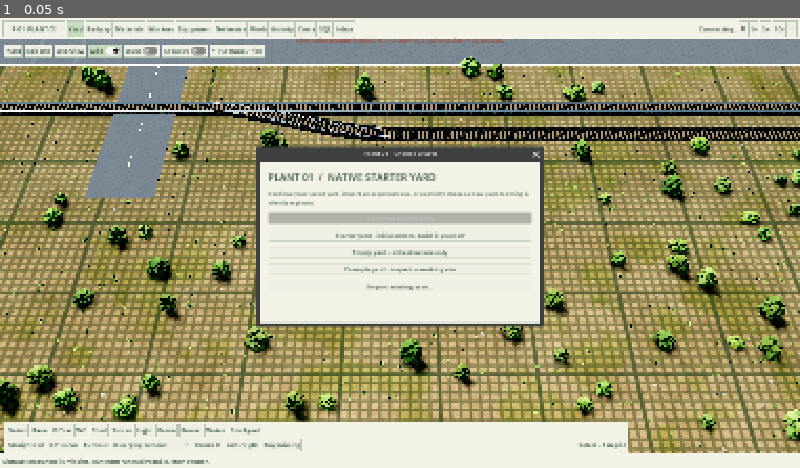
Above: before the commit, frame 1.
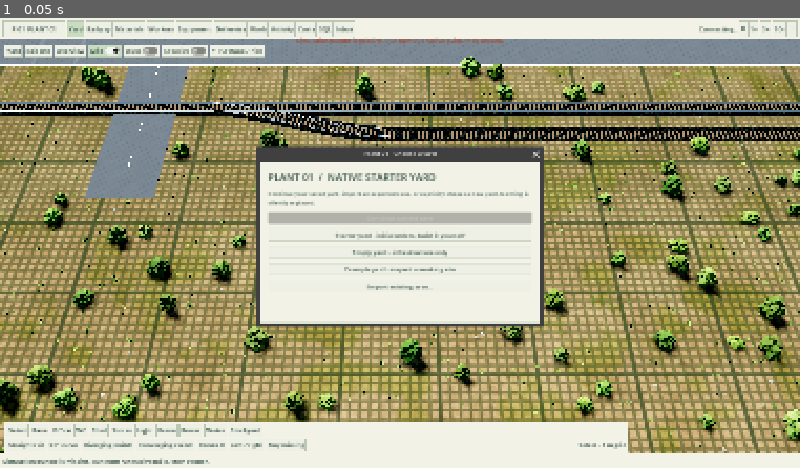
Above: after the commit, the same moment.

Repository: lukacslacko/factory_game
Game: Godot game, scene res://main.tscn
Same seed, same stepped clock (60 frames per second), same inputs: the game is played once before the commit and once after it.
Inputs:
- Up to frame 1 (0.05 s): no input

The runs differ from the first frame. In frame 1, 0.2% of the frame differs, in the area x 10-39%, y 93-97%.

Commit message:
Separate switch tools and stack recovered rail panels

Diff:
--- a/native/scripts/game_ui.gd
+++ b/native/scripts/game_ui.gd
@@ -76,7 +76,7 @@
 var tool_label: Label
 var release_control_button: Button
 var group_expansion: Dictionary = {}
-var turnout_flow: OptionButton
+var rail_tool_buttons: Dictionary = {}
 var buffer_endpoint_window: Window
 var purchase_reception: OptionButton
 var purchase_stockyard: OptionButton
@@ -327,12 +327,13 @@
 		_button(row,str(choices[key]),func() -> void: _select_tool(key))
 	var rail_row: HBoxContainer = HBoxContainer.new()
 	tools.add_child(rail_row)
-	for key: String in {"railStraight":"Straight rail","railCurve":"90° curve","railTurnout":"Turnout"}:
-		_button(rail_row,{"railStraight":"Straight rail","railCurve":"90° curve","railTurnout":"Turnout"}[key],func() -> void: _select_tool(key))
-	turnout_flow=_option(rail_row,["Diverging turnout","Converging turnout"])
-	turnout_flow.size_flags_horizontal=Control.SIZE_SHRINK_BEGIN
-	turnout_flow.tooltip_text="Diverging: one incoming track splits into two. Converging: two incoming tracks join one; click the straight incoming endpoint and point toward the junction."
-	turnout_flow.item_selected.connect(func(index: int) -> void: _send("rail_flow",{"flow":"converging" if index==1 else "diverging"}))
+	var rail_choices: Dictionary = {"railStraight":"Straight rail","railCurve":"90° curve","railTurnout":"Diverging switch","railConverging":"Converging switch"}
+	for key: String in rail_choices:
+		var rail_button: Button = _button(rail_row,str(rail_choices[key]),func() -> void: _select_tool(key))
+		rail_button.toggle_mode=true
+		rail_tool_buttons[key]=rail_button
+	(rail_tool_buttons["railTurnout"] as Button).tooltip_text="One incoming track splits into two. Click the incoming endpoint and point away from it."
+	(rail_tool_buttons["railConverging"] as Button).tooltip_text="Two incoming tracks join one. Click the straight incoming endpoint and point toward the junction; incoming tracks must be 5 meters apart."
 	_button(rail_row,"Rotate R",func() -> void: _send("rotate",{}))
 	_button(rail_row,"Left / right",func() -> void: _send("rail_hand",{}))
 	_button(rail_row,"Buy missing",func() -> void: _send("buy_missing",{}))
@@ -345,6 +346,8 @@
 
 func _select_tool(kind: String) -> void:
 	active_tool=kind
+	for key: String in rail_tool_buttons:
+		(rail_tool_buttons[key] as Button).set_pressed_no_signal(key==kind)
 	_switch_tab("Yard")
 	_update_control_banner()
 	if not selected_id.is_empty(): entity_selected.emit(selected_id)
@@ -1034,7 +1037,8 @@
 		tool_label.text="Manual driving · %s"%(vehicle_id if not vehicle_id.is_empty() else controlled_worker)
 		tool_label.tooltip_text="Automatic work stays suspended until you return this worker to automatic duty. Click the yard to drive or walk."
 	else:
-		tool_label.text="Select · 1 m grid" if active_tool=="select" else "%s · click / drag the yard"%active_tool
+		var tool_name: String = (rail_tool_buttons[active_tool] as Button).text if rail_tool_buttons.has(active_tool) else active_tool
+		tool_label.text="Select · 1 m grid" if active_tool=="select" else "%s · click / drag the yard"%tool_name
 		tool_label.tooltip_text="Construction ghosts: cyan queued, amber underway. Placement preview: green valid, red invalid."
 
 func _equipment_inspector(equipment: Dictionary) -> void:
@@ -1342,9 +1346,9 @@
 		"Use real handling equipment. An owned machine and its operator unload the cars, and a ground helper rigs loads that  …(322 unchanged characters)…
 		"Track progress and departure. The Railway freight-car register shows each car's remaining load and links it to the p …(307 unchanged characters)…
 		"The next rail operations are locomotive handoff, an owned shunter and driver, coupling and uncoupling selected cars, …(295 unchanged characters)…
-		"Build the track layout first. Straight rails, curves, and diverging or converging turnouts are available in the Yard tools. A converging turnout joins two paralle …(225 unchanged characters)…
+		"Build the track layout first. Use the Straight rail, 90° curve, Diverging switch, and Converging switch buttons in the Yard tools. Each button selects that construction type directly. A converging turnout joins two paralle …(225 unchanged characters)…
 		"Recover installed track from its inspector. Select a panel in Yard or Railway, then click Recover this rail panel. C …(419 unchanged characters)…
-		"Replace straight track with a switch by recovering the panels that occupy its complete footprint, then using the turnout tool at the newly exposed endpoint. Recovery …(241 unchanged characters)…
+		"Replace straight track with a switch by recovering the panels that occupy its complete footprint, then selecting Diverging switch or Converging switch at the newly exposed endpoint. Recovery …(241 unchanged characters)…
 		"Rail layouts can form loops. To close one, the two open endpoints must coincide and face in opposite directions, wit …(295 unchanged characters)…
 	]
 
--- a/native/scripts/main.gd
+++ b/native/scripts/main.gd
@@ -40,7 +40,6 @@
 var tool: String = "select"
 var placement_rotation: int = 0
 var rail_hand: int = 1
-var rail_flow: String = "diverging"
 var selected_id: String = ""
 var follow: bool = false
 var controlled_worker: String = ""
@@ -226,11 +225,6 @@
 	if action == "rotate":
 		_rotate_placement()
 		return
-	if action == "rail_flow":
-		rail_flow = "converging" if str(args.get("flow","")) == "converging" else "diverging"
-		preview_key = ""
-		preview_dirty = true
-		return
 	if action == "rail_hand":
 		rail_hand = -rail_hand
 		preview_dirty = true
@@ -351,7 +345,7 @@
 		return
 	var rect := _rect(click_point if placing else point,point)
 	if tool not in ["slab", "zone"]:
-		var sizes := {"office":Vector2i(6,3),"sanitary":Vector2i(3 …(181 unchanged characters)… 2i(20,20),"railTurnout":Vector2i(20,7),"parking":Vector2i(3,5),"relocate":Vector2i(5,2)}
+		var sizes := {"office":Vector2i(6,3),"sanitary":Vector2i(3 …(181 unchanged characters)… 2i(20,20),"railTurnout":Vector2i(20,7),"railConverging":Vector2i(20,7),"parking":Vector2i(3,5),"relocate":Vector2i(5,2)}
 		var size: Vector2i = sizes.get(tool,Vector2i(1,1))
 		if tool == "relocate":
 			for stack: Dictionary in state.get("stacks",[]):
@@ -362,14 +356,19 @@
 	rect["kind"] = tool
 	world.preview(rect,true)
 
+func _rail_placement_args(point: Vector3) -> Dictionary:
+	# Flow belongs to the switch tool, never to a persistent dropdown mode.
+	# Keep previews and committed plans identical when changing rail tools.
+	var layout := {"railStraight":"straight","railCurve":"curve","railTurnout":"turnout","railConverging":"turnout"}
+	return {"layout":layout[tool],"x":roundi(point.x),"z":roundi(point.z),"heading":placement_rotation,"hand":rail_hand,"snap":true,"flow":"converging" if tool=="railConverging" else "diverging"}
+
 func _place(a: Vector3, b: Vector3) -> void:
 	var rect := _rect(a,b)
 	match tool:
 		"slab": client.send("pave", {"rect":rect})
 		"zone": client.send("zone", {"rect":rect,"name":"Stockyard %d" % (state.get("zones",[]).size()+1)})
-		"railStraight", "railCurve", "railTurnout":
-			var layout := {"railStraight":"straight","railCurve":"curve","railTurnout":"turnout"}
-			client.send("plan_rail", {"layout":layout[tool],"x":roundi(a.x),"z":roundi(a.z),"heading":placement_rotation,"hand":rail_hand,"snap":true,"flow":rail_flow})
+		"railStraight", "railCurve", "railTurnout", "railConverging":
+			client.send("plan_rail", _rail_placement_args(a))
 		"drive":
 			var worker_id := controlled_worker
 			for e: Dictionary in state.get("equipment",[]):
@@ -533,11 +532,10 @@
 	if preview_dirty and preview_clock >= 0.18 and tool.begins_with("rail"):
 		preview_clock = 0.0
 		preview_dirty = false
-		var key := "%s:%d:%d:%d:%d:%s" % [tool,roundi(preview_point.x),roundi(preview_point.z),placement_rotation,rail_hand,rail_flow]
+		var key := "%s:%d:%d:%d:%d" % [tool,roundi(preview_point.x),roundi(preview_point.z),placement_rotation,rail_hand]
 		if key != preview_key:
 			preview_key = key
-			var layout := {"railStraight":"straight","railCurve":"curve","railTurnout":"turnout"}
-			preview_request = client.send("rail_preview", {"layout":layout[tool],"x":roundi(preview_point.x),"z":roundi(preview_point.z),"heading":placement_rotation,"hand":rail_hand,"snap":true,"flow":rail_flow})
+			preview_request = client.send("rail_preview", _rail_placement_args(preview_point))
 	if closing:
 		close_clock += dt
 		if close_clock > 4.5:
--- /dev/null
+++ b/native/tests/recovery-stacking-verified-results.json
@@ -0,0 +1,46 @@
+{
+  "version": "0.20.8",
+  "build": 211,
+  "switch_button_checks": 58,
+  "recovery_ui_checks": 23,
+  "stack_geometry_checks": 3621,
+  "focused_handling_tests": 208,
+  "checks": [
+    {
+      "name": "v0208-switch-tools",
+      "elapsed_seconds": 1.52,
+      "peak_resident_bytes": 285163520,
+      "returncode": 0,
+      "stopped_reason": null
+    },
+    {
+      "name": "v0208-recovery-ui",
+      "elapsed_seconds": 1.01,
+      "peak_resident_bytes": 160464896,
+      "returncode": 0,
+      "stopped_reason": null
+    },
+    {
+      "name": "v0208-stacks",
+      "elapsed_seconds": 2.53,
+      "peak_resident_bytes": 349519872,
+      "returncode": 0,
+      "stopped_reason": null
+    },
+    {
+      "name": "v0208-release-package",
+      "elapsed_seconds": 8.61,
+      "peak_resident_bytes": 366084096,
+      "returncode": 0,
+      "stopped_reason": null
+    }
+  ],
+  "private_data_included": false,
+  "final_layer_validation_tests": 54,
+  "full_suite": {
+    "tests": 491,
+    "pass": 491,
+    "duration_ms": 308506.114458,
+    "final_followup": "Carried-layer import guard and its regression added after full-suite start; 54 final targeted tests pass."
+  }
+}
--- a/native/tests/switch_ui_smoke.gd
+++ b/native/tests/switch_ui_smoke.gd
@@ -16,6 +16,7 @@
 var failures:Array[String]=[]
 var checks:int=0
 var actions:Array[Dictionary]=[]
+var tools:Array[String]=[]
 func _initialize()->void:_run.call_deferred()
 func _check(value:bool,label:String)->void:
 	checks+=1
@@ -42,12 +43,16 @@
 	fixture.render.railOpenEndpoints=[{"id":"END:RAIL-9001:1","x":125,"z":5,"yaw":0,"trackId":"RAIL-9001","panelId":"RAIL-9001","route":"straight","occupiedBy":"BUFFER-001"},{"id":"END:RAIL-9002:1","x":150,"z":5,"yaw":0,"trackId":"RAIL-9002","panelId":"RAIL-9002","route":"straight","occupiedBy":""}]
 	var ui:=UI.new();root.add_child(ui);ui.setup()
 	ui.command.connect(func(action:String,args:Dictionary)->void:actions.append({"action":action,"args":args}))
+	ui.tool_selected.connect(func(kind:String)->void:tools.append(kind))
 	ui.update_snapshot(fixture)
 	ui.receive_reply({"action":"new_game","ok":true})
 	_check(ui.catalog.has("bufferStop"),"Purchase catalog includes physical buffer stops")
-	_check(ui.turnout_flow.item_count==2,"Turnout placement exposes diverging and converging choices")
-	ui.turnout_flow.selected=1;ui.turnout_flow.item_selected.emit(1)
-	_check(actions.back()=={"action":"rail_flow","args":{"flow":"converging"}},"Converging choice emits the explicit flow mode")
+	_check(_button(ui.screen,"Diverging switch")!=null and _button(ui.screen,"Converging switch")!=null,"Both switch directions have direct placement buttons")
+	_check(_button(ui.screen,"Turnout")==null,"The ambiguous single Turnout button is removed")
+	(ui.rail_tool_buttons["railConverging"] as Button).pressed.emit()
+	_check(tools.back()=="railConverging" and ui.active_tool=="railConverging","Converging switch button selects its independent rail tool")
+	_check((ui.rail_tool_buttons["railConverging"] as Button).button_pressed and not (ui.rail_tool_buttons["railTurnout"] as Button).button_pressed,"Selected switch tool has a visible active state")
+	_check(ui.tool_label.text.begins_with("Converging switch"),"Construction banner clearly names the selected switch direction")
 	ui.show_tab("Railway")
 	_check(ui.tables.size()==5 and ui.tables[2].rows.size()==2 and ui.tables[3].rows.size()==2,"Railway register lists actual endpoints and independent buffers")
 	var endpoints:Control=ui.tables[2]
@@ -114,16 +119,29 @@
 	_check(before==after,"Fastening a buffer preserves all crossbar vertices without a final sideways jump")
 	_check(not world.models.has("JOB-9003/handling"),"Finished buffer installation removes its temporary handling model")
 	var main:=MainHarness.new();root.add_child(main);main.world=world;main.ui=ui;var client:=FakeClient.new();main.client=client;main.add_child(client);main.add_child(main.camera);main.add_child(main.sun)
-	main._command("rail_flow",{"flow":"converging"})
-	_check(main.rail_flow=="converging" and main.preview_dirty,"Turnout mode updates the native placement preview")
-	main.tool="railTurnout";main._place(Vector3(150,0,5),Vector3(150,0,5))
-	_check(not client.sent.is_empty() and client.sent.back().args.get("flow")=="converging","Native rail placement sends convergence through the runtime API")
-	main.preview_point=Vector3(150,0,5);main.preview_dirty=true;main._process(.2)
-	_check(client.sent.back().action=="rail_preview" and client.sent.back().args.get("flow")=="converging","Native exact turnout preview uses the selected convergence mode")
-	main._command("rail_flow",{"flow":"diverging"})
-	_check(main.rail_flow=="diverging","Player can return to ordinary diverging turnout construction")
-	main._process(.2)
-	_check(client.sent.back().action=="rail_preview" and client.sent.back().args.get("flow")=="diverging","Changing mode refreshes the preview even at the same cursor location")
+	ui.tool_selected.connect(main._select_tool)
+	main.placement_rotation=2;main.rail_hand=-1
+	# Exercise the exact old failure: choose convergence, then another rail
+	# tool, without moving the cursor or touching another hidden mode.
+	for selection: Dictionary in [
+		{"tool":"railConverging","layout":"turnout","flow":"converging"},
+		{"tool":"railStraight","layout":"straight","flow":"diverging"},
+		{"tool":"railCurve","layout":"curve","flow":"diverging"},
+		{"tool":"railConverging","layout":"turnout","flow":"converging"},
+		{"tool":"railTurnout","layout":"turnout","flow":"diverging"}]:
+		(ui.rail_tool_buttons[selection.tool] as Button).pressed.emit()
+		_check(main.tool==selection.tool,"Actual %s button updates the native placement tool"%selection.tool)
+		main._placement_preview(Vector3(150,0,5));main._process(.2)
+		var expected: Dictionary = {"layout":selection.layout,"flow":selection.flow,"x":150,"z":5,"heading":2,"hand":-1,"snap":true}
+		_check(client.sent.back()=={"action":"rail_preview","args":expected},"%s preview uses only its own flow and keeps orientation"%selection.tool)
+		main._place(Vector3(150,0,5),Vector3(150,0,5))
+		_check(client.sent.back()=={"action":"plan_rail","args":expected},"%s placement matches the preview after convergence selection"%selection.tool)
+		var pressed_count: int = 0
+		for key: String in ui.rail_tool_buttons:
+			if (ui.rail_tool_buttons[key] as Button).button_pressed: pressed_count+=1
+		_check(pressed_count==1,"Only the selected %s placement button stays active"%selection.tool)
+	ui._select_tool("select")
+	_check(not (ui.rail_tool_buttons["railTurnout"] as Button).button_pressed and not (ui.rail_tool_buttons["railConverging"] as Button).button_pressed,"Selecting another tool clears both switch indicators")
 	# Old saves contain only {x,z} in state.buffer. The bridge resolves
 	# protected orientation/provenance without mutating the imported save.
 	var legacy:Dictionary=fixture.duplicate(true)
Not shown, changed: README.md
Not shown, changed: docs/design/design-journal.md
Not shown, changed: docs/publishing.md
Not shown, changed: docs/testing.md
Not shown, changed: native/README.md
Not shown, changed: package-lock.json
Not shown, changed: package.json
Not shown, changed: scripts/package-native-macos.py
Not shown, changed: src/delivery.ts
Not shown, added: src/rail-stock.ts
Not shown, changed: src/railwork.ts
Not shown, changed: src/sim.ts
(and 4 more such lines)
